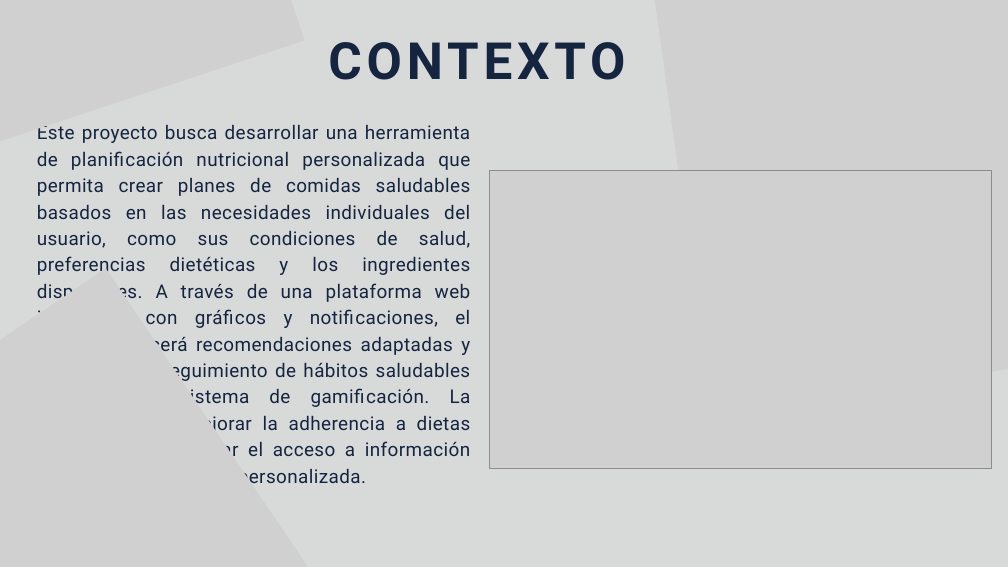
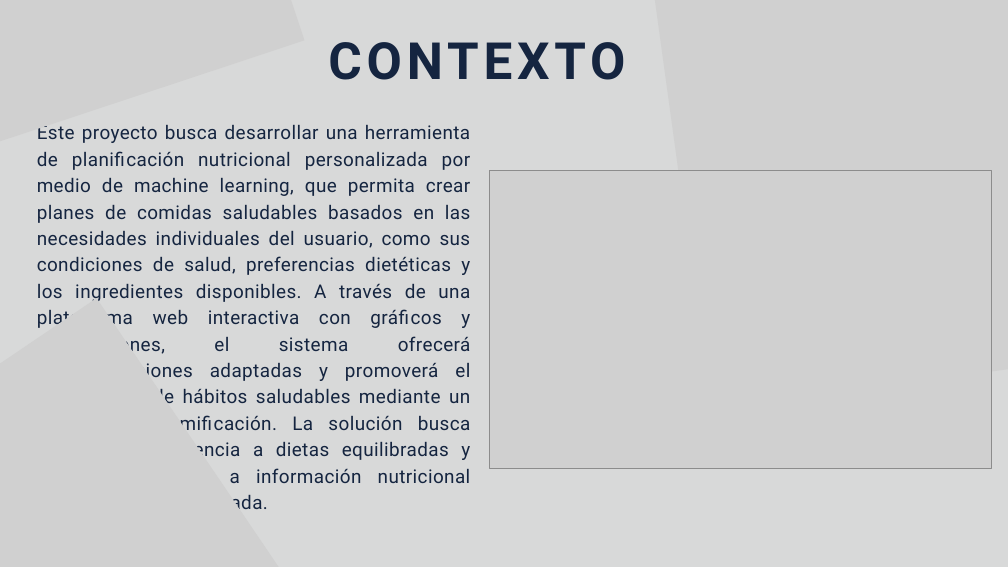
Before and after one commit to Jucer74/SoftwareArchitecture, a slide deck: slide 3 of Project/Context/NutrIA.context.pptx. Drawn at 1008x567 pixels with LibreOffice and Linux fonts; fonts in the diff are those of the drawing; grey boxes stand for pictures. Boxes give left, top, right and bottom in pixels: in the first picture for what was removed or moved away, otherwise in the second. Text is boxed around its words. In the diff, an @@ line names an element or a change of style, - is before the commit and + after.

```diff
--- a/Project/Context/NutrIA.context.pptx
+++ b/Project/Context/NutrIA.context.pptx
@@ text at (37, 125, 471, 509): text changed @@
-Este proyecto busca desarrollar una herramienta de planificación nutricional personalizada que permita crear planes de comidas saludables basados en las necesidades individuales del usuario, como sus condiciones de salud, preferencias dietéticas y los ingredientes disponibles. A través de una plataforma web interactiva con gráficos y notificaciones, el sistema ofrecerá recomendaciones adaptadas y promoverá el seguimiento de hábitos saludables mediante un sistema de gamificación. La solución busca mejorar la adherencia a dietas equilibradas y facilitar el acceso a información nutricional accesible y personalizada.
+Este proyecto busca desarrollar una herramienta de planificación nutricional personalizada por medio de machine learning, que permita crear planes de comidas saludables basados en las necesidades individuales del usuario, como sus condiciones de salud, preferencias dietéticas y los ingredientes disponibles. A través de una plataforma web interactiva con gráficos y notificaciones, el sistema ofrecerá recomendaciones adaptadas y promoverá el seguimiento de hábitos saludables mediante un sistema de gamificación. La solución busca mejorar la adherencia a dietas equilibradas y facilitar el acceso a información nutricional accesible y personalizada.
@@ picture: place and size @@
-picture at (0, 269, 333, 567)
+picture at (0, 298, 324, 567)
```
Also in this commit, not shown: 2 other slides changed.
